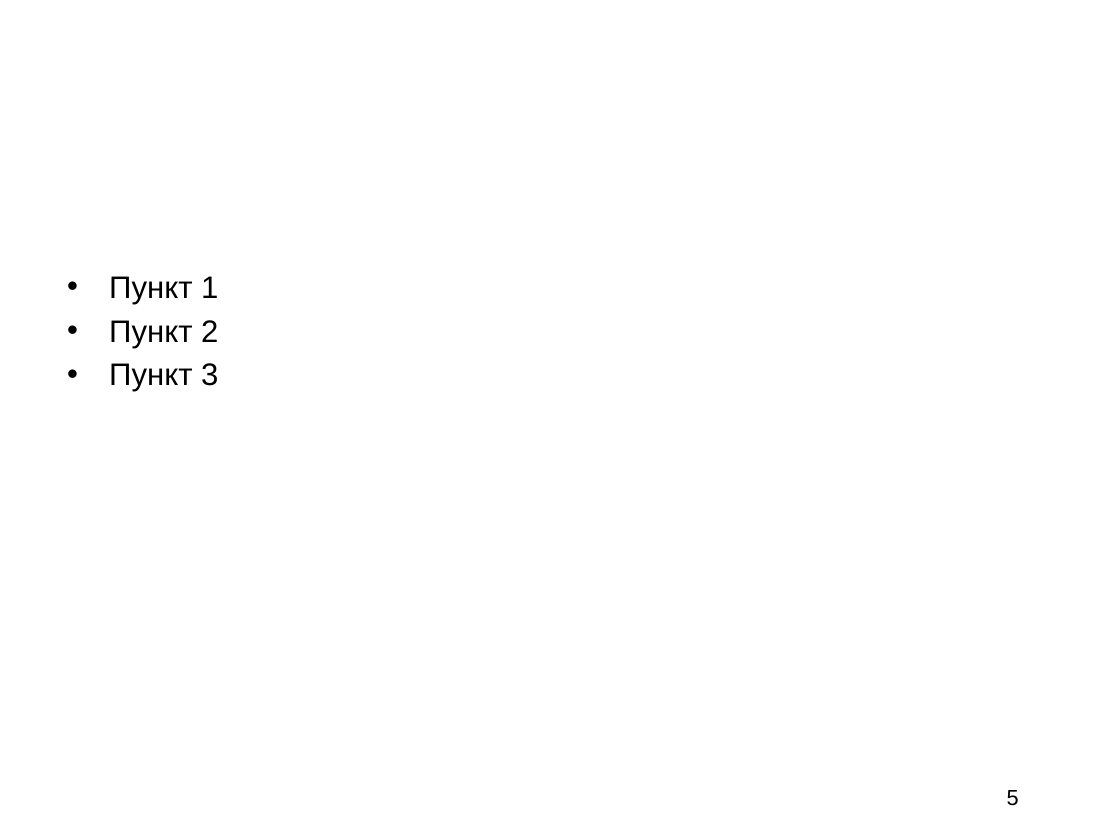
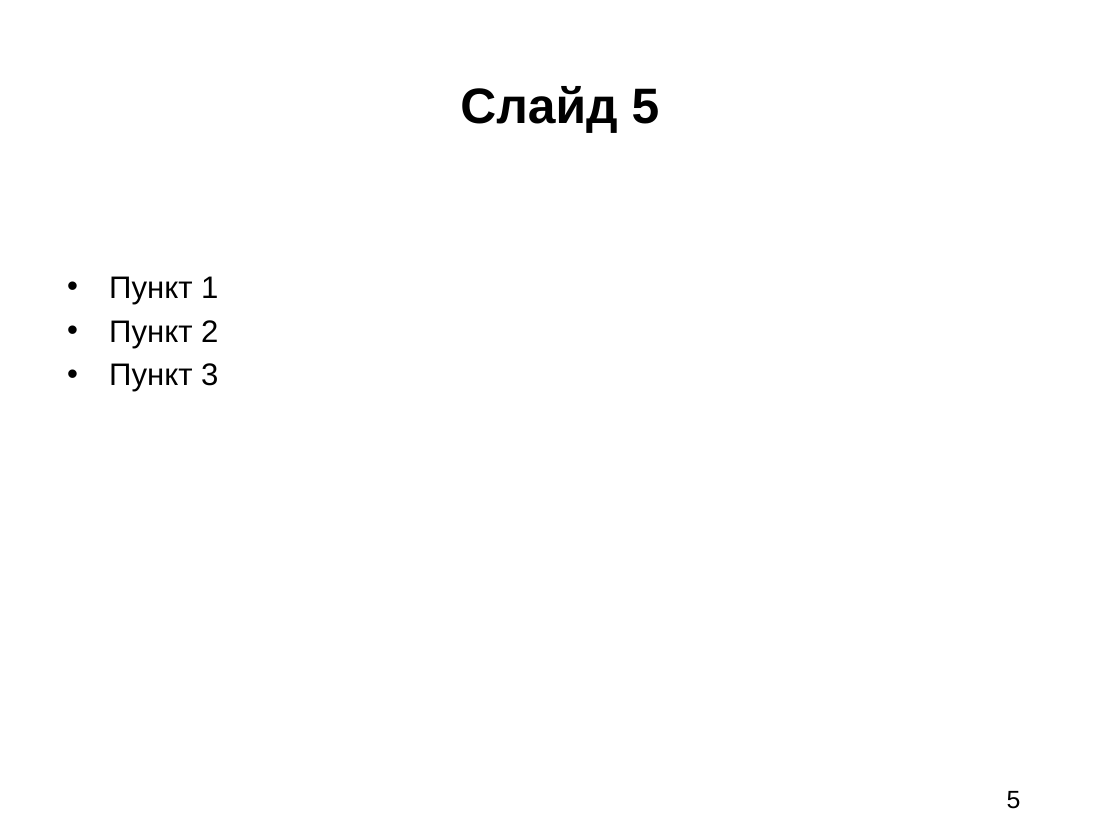
Before and after one commit to salygin/hse_ami_python_final_project, a slide deck: slide 5 of src/good_presentation.pptx. Drawn at 1120x840 pixels with LibreOffice and Linux fonts; fonts in the diff are those of the drawing. Boxes give left, top, right and bottom in pixels: in the first picture for what was removed or moved away, otherwise in the second. Text is boxed around its words. In the diff, an @@ line names an element or a change of style, - is before the commit and + after.

Commit message:
fix good presentation

```diff
--- a/src/good_presentation.pptx
+++ b/src/good_presentation.pptx
@@ title added at [460, 86, 660, 133], 32 pt, text #000000, bold @@
+Слайд 5
@@ text "5" at [1007, 791, 1021, 809]: size 14 to 16 pt @@
```
Also in this commit, not shown: 3 other slides changed, 1 slide added, 1 slide removed.
